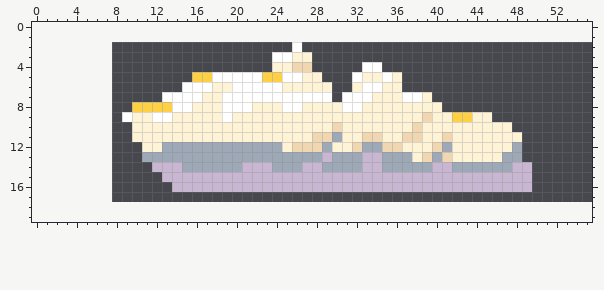
Pixel-art file, stored at Tools/Aseprite/fundo_refino_v4/aseprite/clouds_d_v4.aseprite. That is the earlier state.
48x16 pixels, 1 frame. The old version is drawn lined up with the new one, on the new canvas.
Now the later version:
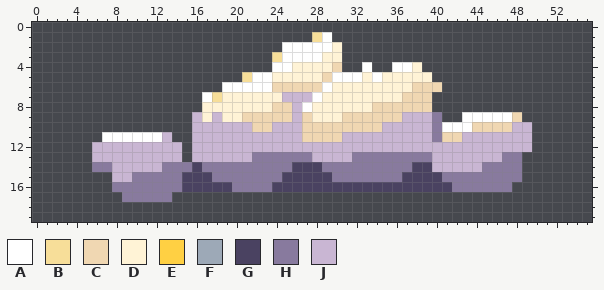
Palette (. is transparent): A #ffffff  B #f7de99  C #f0d7b2  D #fff3d6  E #ffd043  F #9da9b7  G #4a4261  H #887a9e  J #c9b6d3
What changed:
canvas 48x16 -> 56x20, the old top-left corner now at 8,2
@@ x 0..55 @@
  0 ........................................................
- 1 ........................................................
- 2 ..........................A.............................
- 3 ........................AADD............................
- 4 ........................DDCC.....AA.....................
- 5 ................EEAAAAAEEAADD...ADDAD...................
- 6 ...............AAADDAAAAADDDDD..DAADD...................
- 7 .............AAAADDAAAAAAAAAAA.AAADDDAAD................
- 8 ..........EEEEAADDDAAADDDAADDDDAADDDDDDDD...............
- 9 .........ADDAADDDDDADDDDDDDDDDDDDDDDDDDCDDEEDD..........
-10 ..........DDDDDDDDDDDDDDDDDDDDCDDDDDDDCDDDDDDDDD........
-11 ..........DDDDDDDDDDDDDDDDDDCCFDDCCDDCCDDCDDDDDDD.......
-12 ...........DDFFFFFFFFFFFFDCCCFDDCFFCCDDDCFDDDDDDF.......
-13 ...........FFFFFFFFFFFFFFFFFFJFFFJJFFFDCFCDDDDDFF.......
-14 ............JJJFFFFFFJJJFFFJJFFFFJJFFFFFJJFFFFFFJJ......
-15 .............JJJJJJJJJJJJJJJJJJJJJJJJJJJJJJJJJJJJJ......
-16 ..............JJJJJJJJJJJJJJJJJJJJJJJJJJJJJJJJJJJJ......
-17 ........................................................
+ 1 ............................BA..........................
+ 2 .........................AAAAAD.........................
+ 3 ........................BAAAADD.........................
+ 4 ........................AADDDDC..A..AAD.................
+ 5 .....................BAADDDDDCAAADADDDDD................
+ 6 ...................AAAAACCCCCADDDDDDDDCCC...............
+ 7 .................ABDDDDDDJJJADDDDDDDDCCC................
+ 8 .................DDDDDDDCCJADDDDDDCCCCCC................
+ 9 ................JDJDDCCCCCJCDDDCCCCCCJJJH..AAAAAC.......
+10 ................JJJJJJCCJJJCCCCCCCCJJJJJHAAACCCCJJ......
+11 .......AAAAAAJ..JJJJJJJJJJJCCCCJJJJJJJJJHCCJJJJJJJ......
+12 ......JJJJJJJJJ.JJJJJJJJJJJJJJJJJJJJJJJJJJJJJJJJJJ......
+13 ......JJJJJJJJJ.JJJJJJHHHHHHJJJJHHHHHHHHJJJJJJJHH.......
+14 ......HHJJJJJHHHGHHHHHHHHHGGGHHHHHHHHHGGJJJJJHHHH.......
+15 ........JJHHHHHGGGHHHHHHHGGGGGHHHHHHHGGGGHHHHHHHH.......
+16 ........HHHHHHHGGGGGHHHHGGGGGGGGGGGGGGGGGGHHHHHH........
+17 .........HHHHH..........................................
 18 ........................................................
